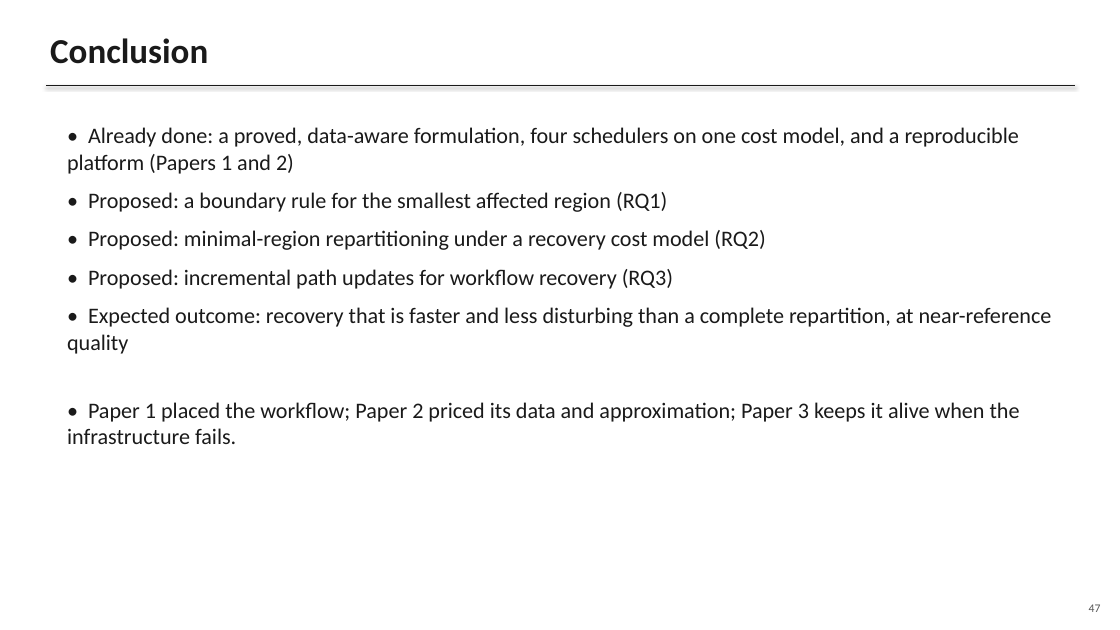
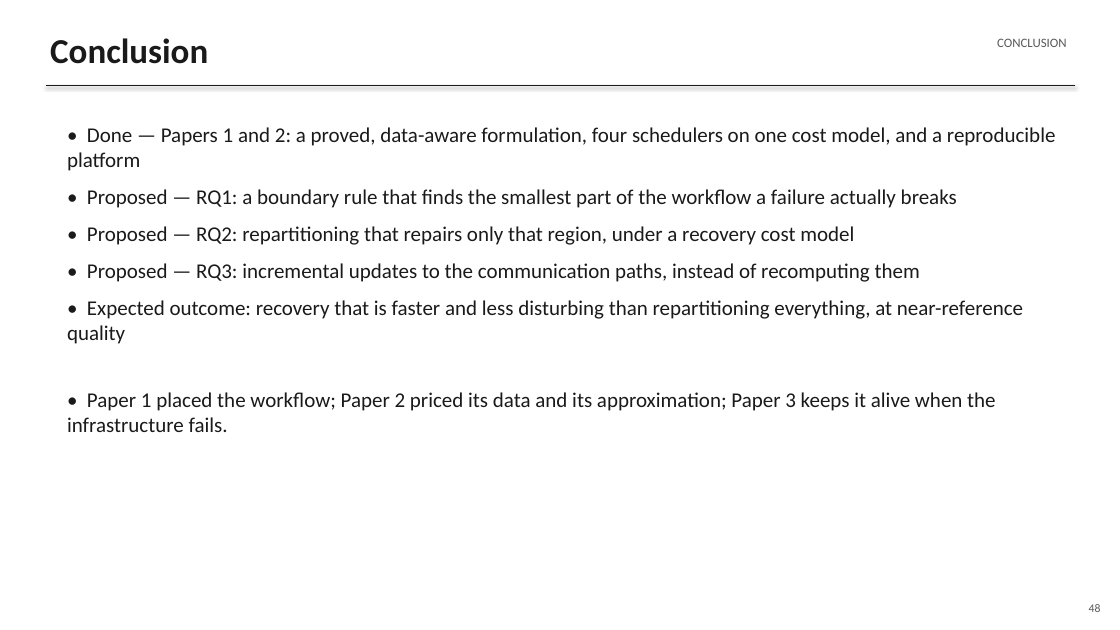
Before and after one commit to gayanigupta/data-aware-scheduling, a slide deck: slide 48 of slides/data-aware-scheduling.pptx (slide 47 before the commit). Drawn at 1120x630 pixels with LibreOffice and Linux fonts; fonts in the diff are those of the drawing. Boxes give left, top, right and bottom in pixels: in the first picture for what was removed or moved away, otherwise in the second. Text is boxed around its words. In the diff, an @@ line names an element or a change of style, - is before the commit and + after.

Commit message:
Restructure proposal deck to proposal-defense organization
- Numbered sections (1-7) with a running section tag on every
  slide so the structure is always visible
- New "Inputs and decisions" slide: a table stating which
  symbols are fixed inputs and which two are decided,
  mirroring the paper abstract
- Failure->repair flow diagram on the Paper 3 scenario slide
- Take-away lines on every experimental and key content slide
- Rewrote method-steps, hypotheses, risks, and conclusion
  slides into complete plain sentences

```diff
--- a/slides/data-aware-scheduling.pptx
+++ b/slides/data-aware-scheduling.pptx
@@ text added at (997,38,1067,47), 11 pt, text #595959 @@
+CONCLUSION
@@ text at (67,127,1055,432): text changed; size 19 to 18 pt @@
-• Already done: a proved, data-aware formulation, four schedulers on one cost model, and a reproducible platform (Papers 1 and 2)
-• Proposed: a boundary rule for the smallest affected region (RQ1)
-• Proposed: minimal-region repartitioning under a recovery cost model (RQ2)
-• Proposed: incremental path updates for workflow recovery (RQ3)
-• Expected outcome: recovery that is faster and less disturbing than a complete repartition, at near-reference quality
-• Paper 1 placed the workflow; Paper 2 priced its data and approximation; Paper 3 keeps it alive when the infrastructure fails.
+• Done — Papers 1 and 2: a proved, data-aware formulation, four schedulers on one cost model, and a reproducible platform
+• Proposed — RQ1: a boundary rule that finds the smallest part of the workflow a failure actually breaks
+• Proposed — RQ2: repartitioning that repairs only that region, under a recovery cost model
+• Proposed — RQ3: incremental updates to the communication paths, instead of recomputing them
+• Expected outcome: recovery that is faster and less disturbing than repartitioning everything, at near-reference quality
+• Paper 1 placed the workflow; Paper 2 priced its data and its approximation; Paper 3 keeps it alive when the infrastructure fails.
@@ text at (1089,604,1101,612): text changed @@
-47
+48
```
Also in this commit, not shown: 45 other slides changed, 1 slide added, 1 other file.
